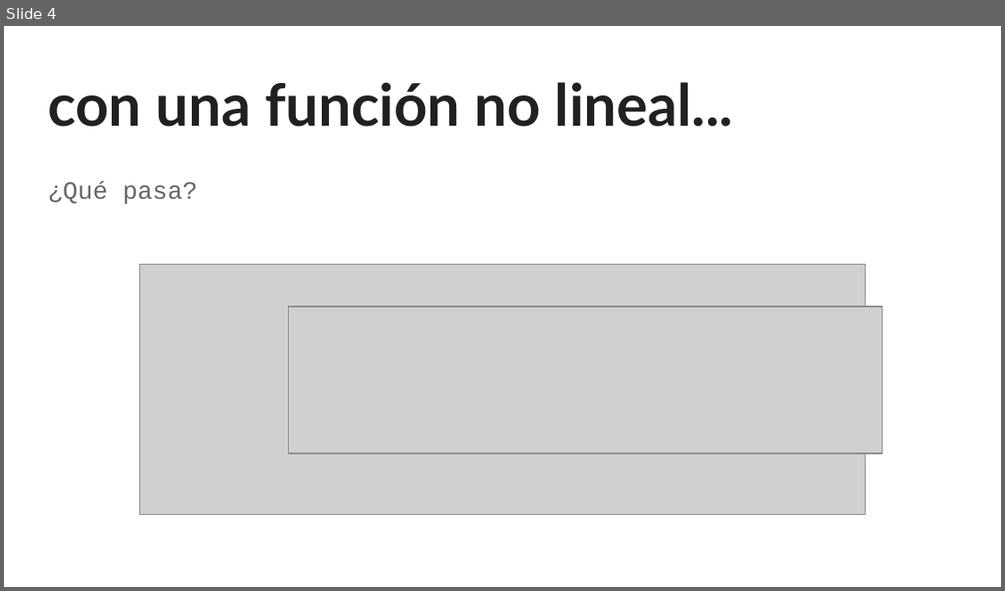
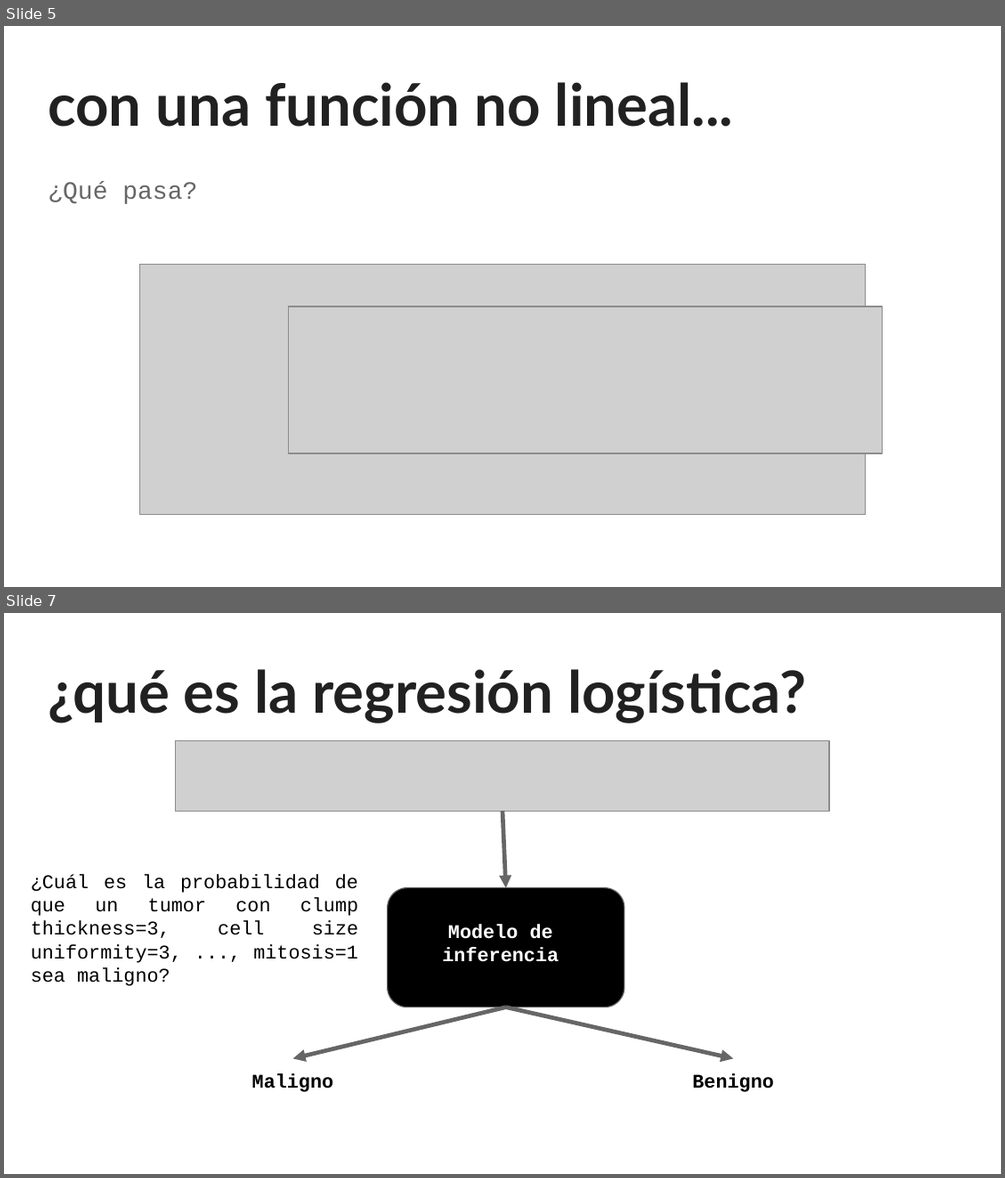
Before and after one commit to sainosmichelle/sainosmichelle.github.io, a slide deck: assets/files/Tema6/reg_log/6.2 Regresión Logística.pptx. Shown one above the other, each under a label of ours: slide 4 before the commit, slides 5 and 7 after it; the slides between them are not shown. The pictures are 1005x591 and 1005x1178 pixels, drawn with LibreOffice and Linux fonts; fonts in the diff are those of the drawing; grey boxes stand for pictures. Boxes give left, top, right and bottom in pixels: in the first picture for what was removed or moved away, otherwise in the second. Text is boxed around its words. In the diff, an @@ line names an element or a change of style, - is before the commit and + after.

```diff
--- a/assets/files/Tema6/reg_log/6.2 Regresión Logística.pptx
+++ b/assets/files/Tema6/reg_log/6.2 Regresión Logística.pptx
@@ slide 7 added at box(4, 613, 1001, 1174), background #FFFFFF @@
@@ title added at box(48, 669, 806, 723), 42 pt, text #212121, bold @@
+¿qué es la regresión logística?
@@ picture added at box(176, 740, 828, 811) @@
@@ arrow added from (502, 811) to (505, 888), #666666 3 pt @@
@@ text added at box(31, 875, 358, 986), 14 pt, text #000000 @@
+¿Cuál es la probabilidad de que un tumor con clump thickness=3, cell size uniformity=3, ..., mitosis=1 sea maligno?
@@ rounded rectangle added at box(388, 888, 625, 1008), fill #000000, outline #666666 0.75 pt @@
@@ text added at box(442, 924, 558, 962), 14 pt, text #FFFFFF, bold @@
+Modelo de inferencia
@@ arrow added from (505, 1006) to (293, 1059), #666666 3 pt @@
@@ arrow added from (505, 1006) to (734, 1059), #666666 3 pt @@
@@ text added at box(252, 1073, 334, 1092), 14 pt, text #000000, bold @@
+Maligno
@@ text added at box(692, 1073, 774, 1092), 14 pt, text #000000, bold @@
+Benigno
@@ what was slide 4 is now slide 5 @@
```
Also in this commit, not shown: 1 slide changed, 11 other slides added, 1 slide removed.
